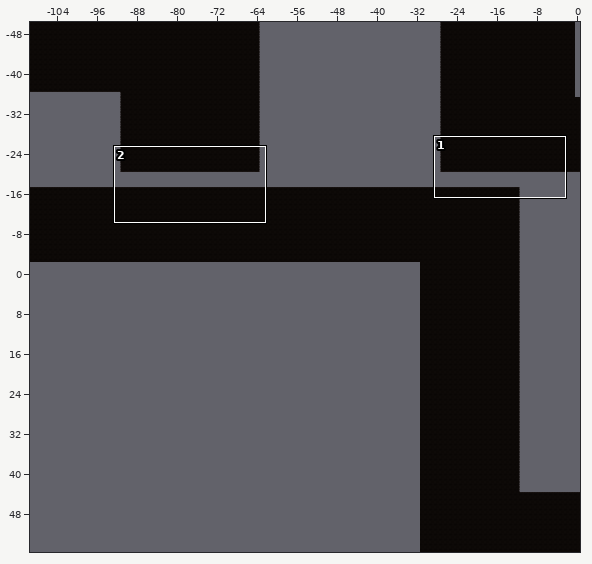
Tiled map, stored at Assets/Tiled/Level1TileMap/map1-0.tmx. Above: a wide view before the commit, with the close-up outlined.
Close-up. Before:
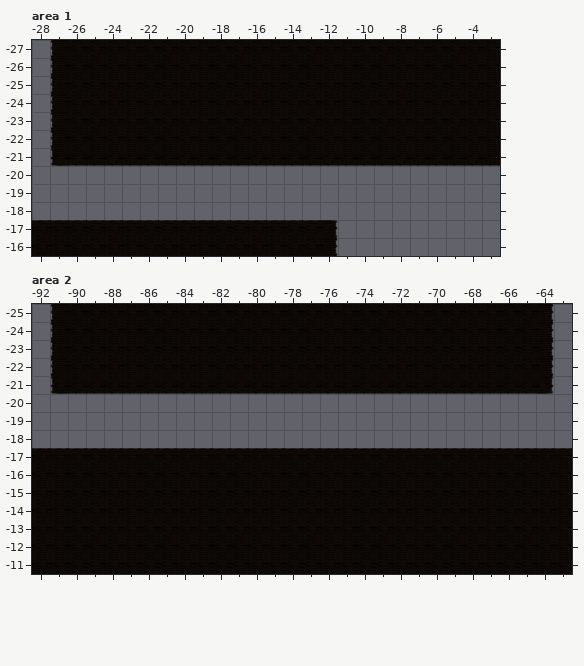
Cells are 256x256 px. Shown: area 1 x -28..-3, y -27..-16; area 2 x -92..-63, y -25..-11. The commit also changed other parts of the map, which this record leaves out.
And afterwards:
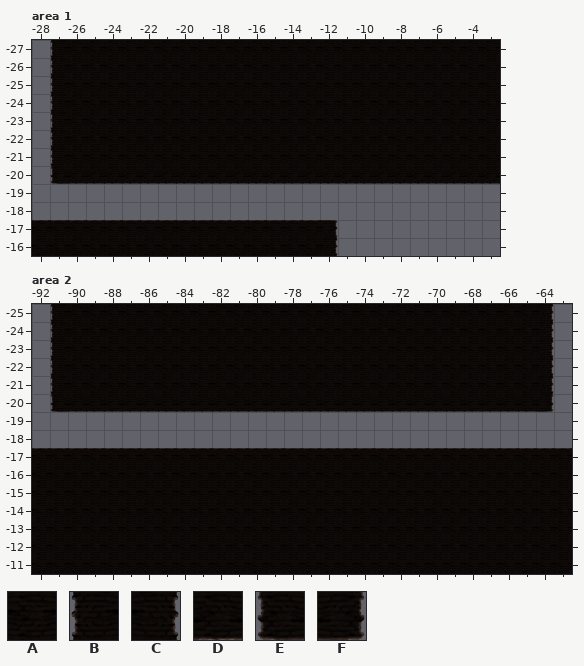
Key: from "Level1 Tileset": A 8, B 9, C 10, D 16, E 17, F 18.
_ is an empty cell.
Difference:
Layer "ground", area 1:
The author changed tile D to tile A in row -21 at x -26 to -3.
The author changed tile E to tile B in row -21 at x -27.
Tile D now appears in row -20 at x -26 to -3.
Tile E now appears in row -20 at x -27.
Layer "ground", area 2:
The author changed tile D to tile A in row -21 at x -90 to -65.
The author changed tile E to tile B in row -21 at x -91.
The author changed tile F to tile C in row -21 at x -64.
Tile D now appears in row -20 at x -90 to -65.
Tile E now appears in row -20 at x -91.
Tile F now appears in row -20 at x -64.
